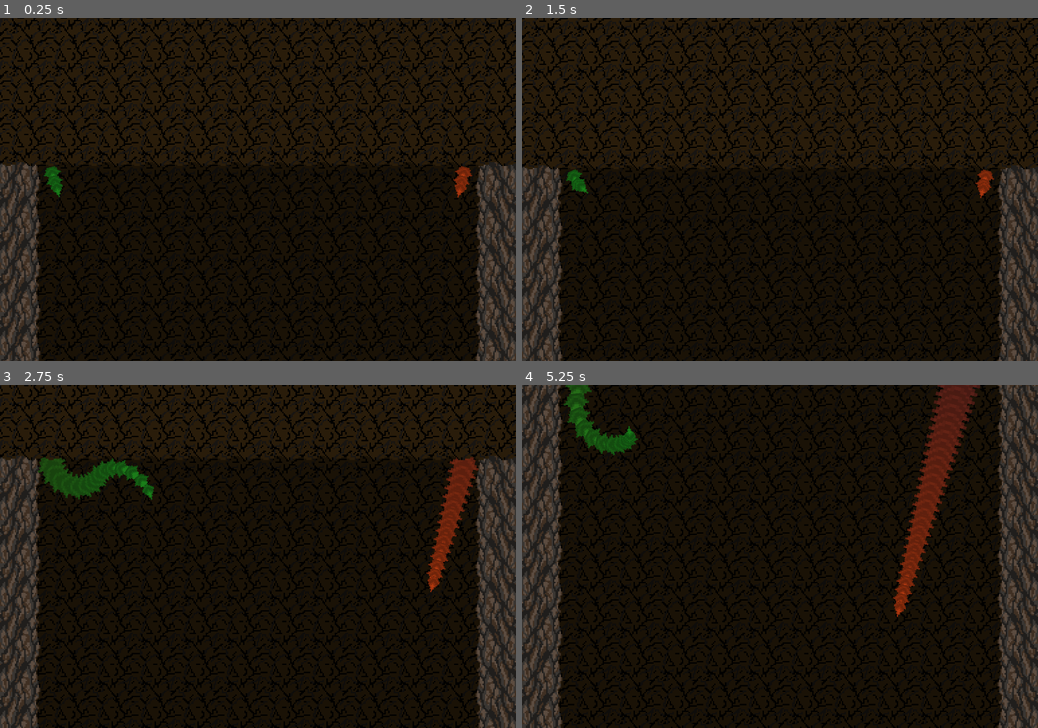
Above: before the commit, frames 1-4 (two rows, left to right).
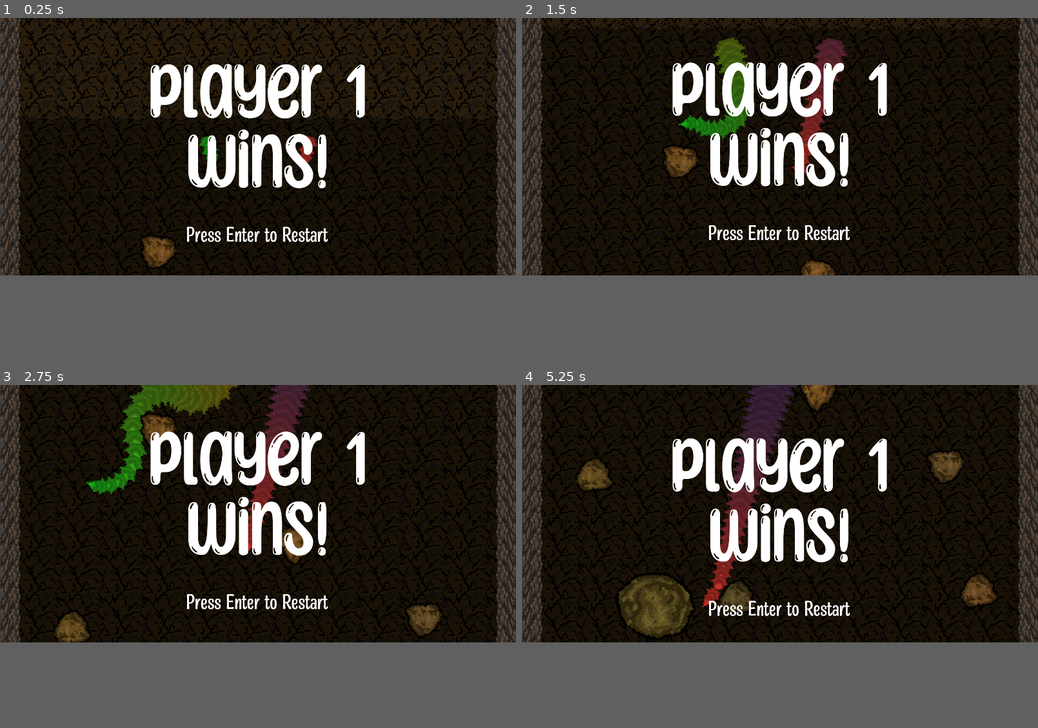
Above: after the commit, the same moments.

Repository: mark-chimes/rootsnake
Game: Godot game, scene res://main.tscn
Two runs of this game, one before a commit and one after it. Both use one fixed random seed, a clock stepped at 60 frames per second and the inputs below.
Inputs:
- Up to frame 1 (0.25 s): no input
- Up to frame 2 (1.5 s): tap Enter (action_restart) at 0.5, 1.25 s; hold Right (p1_right) 0.53-1.28 s; hold Left (p1_left) from 1.28 s (still down)
- Up to frame 3 (2.75 s): tap Enter (action_restart) at 2 s; release Left (p1_left) at 2.03 s; hold Right (p1_right) from 2.03 s (still down)
- Up to frame 4 (5.25 s): tap Enter (action_restart) at 2.75, 3.5, 4.25 s; release Right (p1_right) at 3.53 s; hold Left (p1_left) from 3.53 s (still down)
In our replay, the window is 800x533 before the commit and 800x400 after it. These sizes can differ from the game's own. Grey fills any space a smaller window leaves; there, only what the larger window draws over its background counts as a difference.

The runs differ from the first frame. In frame 1, 33% of the frame differs, in the area x 0-100%, y 0-100%; in frame 2, 35%; in frame 3, 36%; in frame 4, 39%.

Commit message:
Add potatoes

Diff:
--- a/CameraControl.gd
+++ b/CameraControl.gd
@@ -20,13 +20,11 @@
 		position.y = mid_pos
 
 		if is_game_continuing:
-			if mid_pos - snake_1_pos.y > 200:
+			if mid_pos - snake_1_pos.y > 800:
 				is_game_continuing = false
 				emit_signal("lose_1")
-			if mid_pos - snake_2_pos.y > 200:
+			if mid_pos - snake_2_pos.y > 800:
 				is_game_continuing = false
 				emit_signal("lose_2")
-
-		# print(snake_1_pos.y - mid_pos)
 	else:
 		position.y = snake_1_pos.y
--- /dev/null
+++ b/Potato.gd
@@ -0,0 +1,18 @@
+extends Node2D
+
+
+# Declare member variables here. Examples:
+# var a = 2
+# var b = "text"
+
+
+# Called when the node enters the scene tree for the first time.
+func _ready():
+	rotation_degrees = rand_range(0,360)
+	modulate = Color(rand_range(0.7,1), rand_range(0.7, 1), rand_range(0.7, 1))
+	print(rotation_degrees)
+
+
+# Called every frame. 'delta' is the elapsed time since the previous frame.
+#func _process(delta):
+#	pass
--- /dev/null
+++ b/Potato.tscn
@@ -0,0 +1,23 @@
+[gd_scene load_steps=4 format=2]
+
+[ext_resource path="res://sprites/obstacle/potato.png" type="Texture" id=1]
+[ext_resource path="res://Potato.gd" type="Script" id=2]
+
+[sub_resource type="CircleShape2D" id=5]
+radius = 48.0104
+
+[node name="Potato" type="Node2D"]
+position = Vector2( -272, 368 )
+script = ExtResource( 2 )
+
+[node name="Sprite" type="Sprite" parent="."]
+scale = Vector2( 4, 4 )
+texture = ExtResource( 1 )
+
+[node name="Area2D" type="Area2D" parent="."]
+position = Vector2( 8, 1 )
+collision_layer = 2
+collision_mask = 2
+
+[node name="CollisionShape2D" type="CollisionShape2D" parent="Area2D"]
+shape = SubResource( 5 )
--- /dev/null
+++ b/Potato_big.tscn
@@ -0,0 +1,23 @@
+[gd_scene load_steps=4 format=2]
+
+[ext_resource path="res://Potato.gd" type="Script" id=1]
+[ext_resource path="res://sprites/obstacle/potato_big.png" type="Texture" id=2]
+
+[sub_resource type="CircleShape2D" id=5]
+radius = 100.499
+
+[node name="Potato" type="Node2D"]
+position = Vector2( -272, 368 )
+script = ExtResource( 1 )
+
+[node name="Sprite" type="Sprite" parent="."]
+scale = Vector2( 4, 4 )
+texture = ExtResource( 2 )
+
+[node name="Area2D" type="Area2D" parent="."]
+position = Vector2( 8, 1 )
+collision_layer = 2
+collision_mask = 2
+
+[node name="CollisionShape2D" type="CollisionShape2D" parent="Area2D"]
+shape = SubResource( 5 )
--- a/main.tscn
+++ b/main.tscn
@@ -8,45 +8,83 @@
 [ext_resource path="res://CameraControl.gd" type="Script" id=6]
 [ext_resource path="res://game_control.gd" type="Script" id=7]
 [ext_resource path="res://sprites/sidewall.png" type="Texture" id=8]
+[ext_resource path="res://Potato.tscn" type="PackedScene" id=9]
+[ext_resource path="res://Potato_big.tscn" type="PackedScene" id=10]
+[ext_resource path="res://mangabey-font/MangabeyRegular-rgqVO.otf" type="DynamicFontData" id=11]
 
 [sub_resource type="RectangleShape2D" id=3]
-extents = Vector2( 193, 10 )
+extents = Vector2( 768, 32 )
 
 [sub_resource type="RectangleShape2D" id=1]
-extents = Vector2( 10, 922 )
+extents = Vector2( 24.5, 957 )
 
 [sub_resource type="RectangleShape2D" id=4]
-extents = Vector2( 12, 930 )
+extents = Vector2( 24, 930 )
 
 [sub_resource type="DynamicFont" id=2]
+size = 256
+font_data = ExtResource( 2 )
+
+[sub_resource type="DynamicFont" id=5]
 size = 64
-font_data = ExtResource( 2 )
+font_data = ExtResource( 11 )
 
 [node name="game_control" type="Node2D"]
 pause_mode = 2
 script = ExtResource( 7 )
+__meta__ = {
+"_edit_horizontal_guides_": [ 3532.0 ]
+}
 
 [node name="wall" type="Node2D" parent="."]
 
-[node name="left" type="Sprite" parent="wall"]
-position = Vector2( -176, -4 )
+[node name="Area2D" type="Area2D" parent="wall"]
+position = Vector2( 0, -64 )
+z_index = 30
+
+[node name="CollisionShape2D" type="CollisionShape2D" parent="wall/Area2D"]
+position = Vector2( -1, -32 )
+shape = SubResource( 3 )
+
+[node name="ParallaxBackground" type="ParallaxBackground" parent="wall"]
+layer = 0
+scroll_ignore_camera_zoom = true
+
+[node name="ParallaxLayer" type="ParallaxLayer" parent="wall/ParallaxBackground"]
+z_index = 30
+motion_scale = Vector2( 1, 1.05 )
+motion_offset = Vector2( 0, -256 )
+motion_mirroring = Vector2( 0, 1024 )
+
+[node name="Sprite" type="Sprite" parent="wall/ParallaxBackground/ParallaxLayer"]
+position = Vector2( -736, 0 )
+scale = Vector2( 2, 2 )
 texture = ExtResource( 8 )
 region_enabled = true
-region_rect = Rect2( 0, 0, 32, 2048 )
-
-[node name="right" type="Sprite" parent="wall"]
-position = Vector2( 176, 0 )
-scale = Vector2( -1, 1 )
+region_rect = Rect2( 0, 0, 32, 1024 )
+
+[node name="right" type="Sprite" parent="wall/ParallaxBackground/ParallaxLayer"]
+position = Vector2( 736, 0 )
+rotation = 3.14159
+scale = Vector2( 2, -2 )
 texture = ExtResource( 8 )
 region_enabled = true
-region_rect = Rect2( 0, 0, 32, 2048 )
-
-[node name="Area2D" type="Area2D" parent="wall"]
-position = Vector2( 0, -16 )
-z_index = 20
-
-[node name="CollisionShape2D" type="CollisionShape2D" parent="wall/Area2D"]
-shape = SubResource( 3 )
+region_rect = Rect2( 0, 0, 32, 1024 )
+
+[node name="ParallaxBackground2" type="ParallaxBackground" parent="wall"]
+
+[node name="ParallaxLayer2" type="ParallaxLayer" parent="wall/ParallaxBackground2"]
+z_index = -100
+motion_scale = Vector2( 1, 0.5 )
+motion_mirroring = Vector2( 0, 1024 )
+
+[node name="background" type="Sprite" parent="wall/ParallaxBackground2/ParallaxLayer2"]
+modulate = Color( 0.627451, 0.627451, 0.627451, 1 )
+scale = Vector2( 4, 4 )
+z_index = -100
+texture = ExtResource( 3 )
+region_enabled = true
+region_rect = Rect2( 0, 0, 384, 1024 )
 
 [node name="trail" type="Node2D" parent="."]
 script = ExtResource( 5 )
@@ -65,32 +103,36 @@
 display_name = "snake2"
 
 [node name="CameraControl" type="Node2D" parent="."]
+position = Vector2( -1, 0 )
 script = ExtResource( 6 )
 
 [node name="Camera2D" type="Camera2D" parent="CameraControl"]
 current = true
-zoom = Vector2( 0.25, 0.25 )
+smoothing_enabled = true
 
 [node name="Area2D" type="Area2D" parent="CameraControl"]
+z_index = 30
+z_as_relative = false
 
 [node name="CollisionShape2D" type="CollisionShape2D" parent="CameraControl/Area2D"]
-position = Vector2( -174, -18 )
+position = Vector2( -743.5, 35 )
+z_index = 30
 shape = SubResource( 1 )
 
 [node name="CollisionShape2D2" type="CollisionShape2D" parent="CameraControl/Area2D"]
-position = Vector2( 180, -6 )
+position = Vector2( 744, 0 )
+z_index = 30
 shape = SubResource( 4 )
 
 [node name="Winscreen" type="Node2D" parent="CameraControl"]
 pause_mode = 2
-visible = false
 z_index = 50
 
 [node name="Label" type="Label" parent="CameraControl/Winscreen"]
-margin_left = -159.0
-margin_top = -205.0
-margin_right = 159.0
-margin_bottom = 191.0
+margin_left = -763.0
+margin_top = -464.0
+margin_right = 765.0
+margin_bottom = 282.0
 custom_fonts/font = SubResource( 2 )
 text = "player 1
 Wins!"
@@ -98,33 +140,162 @@
 valign = 1
 
 [node name="Label2" type="Label" parent="CameraControl/Winscreen"]
-margin_left = -188.0
-margin_top = 52.0
-margin_right = 188.0
-margin_bottom = 104.0
+margin_left = -762.0
+margin_top = 200.0
+margin_right = 757.0
+margin_bottom = 258.0
+custom_fonts/font = SubResource( 5 )
 text = "Press Enter to Restart"
 align = 1
 valign = 1
 
-[node name="background" type="Sprite" parent="."]
-modulate = Color( 0.627451, 0.627451, 0.627451, 1 )
-z_index = -10
+[node name="topground" type="Sprite" parent="."]
+position = Vector2( 0, -512 )
+scale = Vector2( 4, 4 )
 texture = ExtResource( 3 )
 region_enabled = true
-region_rect = Rect2( 0, 0, 384, 1920 )
-
-[node name="topground" type="Sprite" parent="."]
-position = Vector2( 0, -112 )
-texture = ExtResource( 3 )
-region_enabled = true
 region_rect = Rect2( 0, 0, 384, 192 )
 
 [node name="ground" type="Sprite" parent="."]
+position = Vector2( 0, -64 )
+scale = Vector2( 4, 4 )
 texture = ExtResource( 4 )
 region_enabled = true
 region_rect = Rect2( 0, 0, 384, 32 )
 
 [node name="Sprite" type="Sprite" parent="."]
+scale = Vector2( 4, 4 )
+
+[node name="Potatoes" type="Node2D" parent="."]
+
+[node name="Potato" parent="Potatoes" instance=ExtResource( 9 )]
+position = Vector2( -57, 1874 )
+
+[node name="Potato2" parent="Potatoes" instance=ExtResource( 9 )]
+position = Vector2( 596, 1282 )
+
+[node name="Potato3" parent="Potatoes" instance=ExtResource( 9 )]
+position = Vector2( 446, 2182 )
+
+[node name="Potato4" parent="Potatoes" instance=ExtResource( 9 )]
+position = Vector2( 113, 689 )
+
+[node name="Potato5" parent="Potatoes" instance=ExtResource( 9 )]
+position = Vector2( -123, 1304 )
+
+[node name="Potato6" parent="Potatoes" instance=ExtResource( 9 )]
+position = Vector2( 411, 1523 )
+
+[node name="Potato7" parent="Potatoes" instance=ExtResource( 9 )]
+position = Vector2( -489, 1591 )
+
+[node name="Potato8" parent="Potatoes" instance=ExtResource( 9 )]
+position = Vector2( -549, 938 )
+
+[node name="Potato9" parent="Potatoes" instance=ExtResource( 9 )]
+position = Vector2( -305, 338 )
+
+[node name="Potato10" parent="Potatoes" instance=ExtResource( 9 )]
+position = Vector2( 487, 904 )
+
+[node name="BigPotato" parent="Potatoes" instance=ExtResource( 10 )]
+position = Vector2( -371, 1319 )
+
+[node name="BigPotato2" parent="Potatoes" instance=ExtResource( 10 )]
+position = Vector2( 363, 1864 )
+
+[node name="BigPotato3" parent="Potatoes" instance=ExtResource( 10 )]
+position = Vector2( -336, 2510 )
+
+[node name="Potato11" parent="Potatoes" instance=ExtResource( 9 )]
+position = Vector2( -89, 3531 )
+
+[node name="Potato12" parent="Potatoes" instance=ExtResource( 9 )]
+position = Vector2( 564, 2939 )
+
+[node name="Potato13" parent="Potatoes" instance=ExtResource( 9 )]
+position = Vector2( 484, 3604 )
+
+[node name="Potato14" parent="Potatoes" instance=ExtResource( 9 )]
+position = Vector2( 81, 2346 )
+
+[node name="Potato15" parent="Potatoes" instance=ExtResource( 9 )]
+position = Vector2( -155, 2961 )
+
+[node name="Potato16" parent="Potatoes" instance=ExtResource( 9 )]
+position = Vector2( 379, 3180 )
+
+[node name="Potato17" parent="Potatoes" instance=ExtResource( 9 )]
+position = Vector2( -521, 3248 )
+
+[node name="Potato18" parent="Potatoes" instance=ExtResource( 9 )]
+position = Vector2( -581, 2595 )
+
+[node name="Potato19" parent="Potatoes" instance=ExtResource( 9 )]
+position = Vector2( -337, 1995 )
+
+[node name="Potato20" parent="Potatoes" instance=ExtResource( 9 )]
+position = Vector2( 455, 2561 )
+
+[node name="BigPotato4" parent="Potatoes" instance=ExtResource( 10 )]
+position = Vector2( -403, 2976 )
+
+[node name="BigPotato5" parent="Potatoes" instance=ExtResource( 10 )]
+position = Vector2( 331, 3521 )
+
+[node name="BigPotato6" parent="Potatoes" instance=ExtResource( 10 )]
+position = Vector2( -298, 3932 )
+rotation = 0.110336
+
+[node name="Potato21" parent="Potatoes" instance=ExtResource( 9 )]
+position = Vector2( -83, 4566 )
+rotation = 0.110336
+
+[node name="Potato22" parent="Potatoes" instance=ExtResource( 9 )]
+position = Vector2( 596, 4266 )
+rotation = 0.110336
+
+[node name="Potato23" parent="Potatoes" instance=ExtResource( 9 )]
+position = Vector2( 109, 4779 )
+rotation = 0.110336
+
+[node name="Potato24" parent="Potatoes" instance=ExtResource( 9 )]
+position = Vector2( 113, 3673 )
+
+[node name="Potato25" parent="Potatoes" instance=ExtResource( 9 )]
+position = Vector2( 493, 4675 )
+rotation = 0.110336
+
+[node name="Potato26" parent="Potatoes" instance=ExtResource( 9 )]
+position = Vector2( 74, 4120 )
+rotation = 0.110336
+
+[node name="Potato27" parent="Potatoes" instance=ExtResource( 9 )]
+position = Vector2( -515, 4283 )
+rotation = 0.110336
+
+[node name="Potato28" parent="Potatoes" instance=ExtResource( 9 )]
+position = Vector2( -549, 3922 )
+rotation = 0.110336
+
+[node name="Potato29" parent="Potatoes" instance=ExtResource( 9 )]
+position = Vector2( -375, 3557 )
+
+[node name="Potato30" parent="Potatoes" instance=ExtResource( 9 )]
+position = Vector2( 487, 3888 )
+rotation = 0.110336
+
+[node name="BigPotato7" parent="Potatoes" instance=ExtResource( 10 )]
+position = Vector2( 270, 4068 )
+rotation = 0.110336
+
+[node name="BigPotato8" parent="Potatoes" instance=ExtResource( 10 )]
+position = Vector2( 203, 4442 )
+rotation = 0.110336
+
+[node name="BigPotato9" parent="Potatoes" instance=ExtResource( 10 )]
+position = Vector2( -426, 4649 )
+rotation = 0.110336
 
 [connection signal="collide" from="snakehead1" to="." method="_on_snakehead1_collide"]
 [connection signal="collide" from="snakehead2" to="." method="_on_snakehead2_collide"]
--- a/project.godot
+++ b/project.godot
@@ -17,7 +17,7 @@
 [display]
 
 window/size/width=1536
-window/size/height=1024
+window/size/height=768
 
 [gui]
 
--- a/snakehead.gd
+++ b/snakehead.gd
@@ -2,7 +2,7 @@
 
 signal collide
 
-var VEL = 64.0
+var VEL = 256.0
 
 var turn_speed = 180.0
 
@@ -16,8 +16,8 @@
 export var angle = 75
 export var display_name = "DEFAULT"
 
-const MAX_DIST = 200.0
-const MIN_DIST = 4.0
+const MAX_DIST = 800.0
+const MIN_DIST = 12.0
 
 func start_game():
 	pass
@@ -33,12 +33,7 @@
 			angle += turn_speed * delta
 		elif Input.is_action_pressed(action_left):
 			angle -= turn_speed * delta
-
-	if angle > 360:
-		angle -= 360
-	if angle < 0:
-		angle += 360
-	rotation_degrees = angle
+	reset_angle_and_rotate()
 
 func _physics_process(delta):
 	var vel = VEL
@@ -48,11 +43,27 @@
 		if other_player.position.y > position.y + MIN_DIST:
 			var vertical_component = sin(deg2rad(angle))
 			var dist_ratio = (other_player.position.y + MIN_DIST*2 - position.y)/MAX_DIST
-			print(dist_ratio)
 			vel = VEL*(1 + sqrt(dist_ratio) * vertical_component)
 
 		position += Vector2(1, 0).rotated(deg2rad(angle)) * vel * delta
 
 func _on_Area2D_area_entered(area):
-	print(str(display_name) + "Collision!")
-	emit_signal("collide")
+	print(str(display_name) + "Collision with wall")
+	angle = 180 - angle
+	position += Vector2(1, 0).rotated(deg2rad(angle)) * VEL/16
+	reset_angle_and_rotate()
+
+func _on_Area2D2_area_entered(area):
+	print(str(display_name) + "Collision with object")
+	var coll_angle = rad2deg(area.global_position.angle_to_point(global_position))
+	print("Coll angle: " + str(coll_angle))
+	print("Angle pre reset: " + str(angle))
+	angle = 2 * coll_angle + 180 - angle
+	reset_angle_and_rotate()
+	print("Angle post reset: " + str(angle))
+	position += Vector2(1, 0).rotated(deg2rad(angle)) * VEL/16
+
+
+func reset_angle_and_rotate():
+	angle = fmod(angle, 360)
+	rotation_degrees = angle
--- a/snakehead.tscn
+++ b/snakehead.tscn
@@ -7,12 +7,23 @@
 script = ExtResource( 1 )
 
 [node name="Sprite" type="Sprite" parent="."]
+scale = Vector2( 4, 4 )
 texture = ExtResource( 2 )
 
 [node name="Area2D" type="Area2D" parent="."]
+scale = Vector2( 4, 4 )
 collision_mask = 0
 
 [node name="CollisionPolygon2D" type="CollisionPolygon2D" parent="Area2D"]
 polygon = PoolVector2Array( 0, -4, 0, 3, 6, 0, 6, -1 )
 
+[node name="Area2D2" type="Area2D" parent="."]
+scale = Vector2( 4, 4 )
+collision_layer = 2
+collision_mask = 0
+
+[node name="CollisionPolygon2D" type="CollisionPolygon2D" parent="Area2D2"]
+polygon = PoolVector2Array( 0, -4, 0, 3, 6, 0, 6, -1 )
+
 [connection signal="area_entered" from="Area2D" to="." method="_on_Area2D_area_entered"]
+[connection signal="area_entered" from="Area2D2" to="." method="_on_Area2D2_area_entered"]
--- a/trail.gd
+++ b/trail.gd
@@ -6,10 +6,10 @@
 
 var SPAWN_TIME = 0.1
 var countdown = SPAWN_TIME
-var s1_start_col = Color(0.1,0.5,0.1)
-var s1_end_col = Color(0.3,0.15,0.05)
-var s2_start_col = Color8(178,57,15)
-var s2_end_col = Color(0.2,0.1,0.175)
+var s1_start_col = Color(0.1,0.7,0.1)
+var s1_end_col = Color(0.5,0.4,0.05)
+var s2_start_col = Color(0.8,0.2,0.15)
+var s2_end_col = Color(0.3,0.175,0.3)
 
 func _ready():
 	pass
--- a/trailpiece.gd
+++ b/trailpiece.gd
@@ -5,7 +5,8 @@
 var countdown = LIFETIME
 
 var growth_time = 0.0
-const GROWTH_TIME = 5.0
+const GROWTH_TIME = 4.0
+const COLOR_TIME = 2.0
 const GROWTH_ADD = 3.0
 
 var lifetime = 0.0
@@ -36,7 +37,8 @@
 		growth_time = GROWTH_TIME
 
 	var growth_factor =  growth_time/GROWTH_TIME
+	var color_factor = min(1, growth_time/COLOR_TIME)
 	var size = 1.0 + GROWTH_ADD * growth_factor
 	scale = Vector2(size,size)
 
-	$Sprite.modulate = start_col.linear_interpolate(end_col, growth_factor)
+	$Sprite.modulate = start_col.linear_interpolate(end_col, color_factor)
--- a/trailpiece.tscn
+++ b/trailpiece.tscn
@@ -7,6 +7,7 @@
 script = ExtResource( 2 )
 
 [node name="Sprite" type="Sprite" parent="."]
+scale = Vector2( 4, 4 )
 texture = ExtResource( 1 )
 
 [node name="Area2D" type="Area2D" parent="."]
@@ -14,7 +15,6 @@
 collision_mask = 0
 
 [node name="CollisionPolygon2D" type="CollisionPolygon2D" parent="Area2D"]
+scale = Vector2( 4, 4 )
 polygon = PoolVector2Array( -5, 4, 3, 2, 3, -2, -5, -4 )
 disabled = true
-
-[node name="Sprite" type="Sprite" parent="Area2D/CollisionPolygon2D"]
Not shown, changed: attributions.txt
Not shown: 1 places in main.tscn that only renumber resources
Binary file added: mangabey-font/MangabeyRegular-rgqVO.otf
Not shown, added: mangabey-font/info.txt
Binary file added: sprites/obstacle/potato.png
Not shown, added: sprites/obstacle/potato.png.import
Binary file added: sprites/obstacle/potato_big.png
Not shown, added: sprites/obstacle/potato_big.png.import
